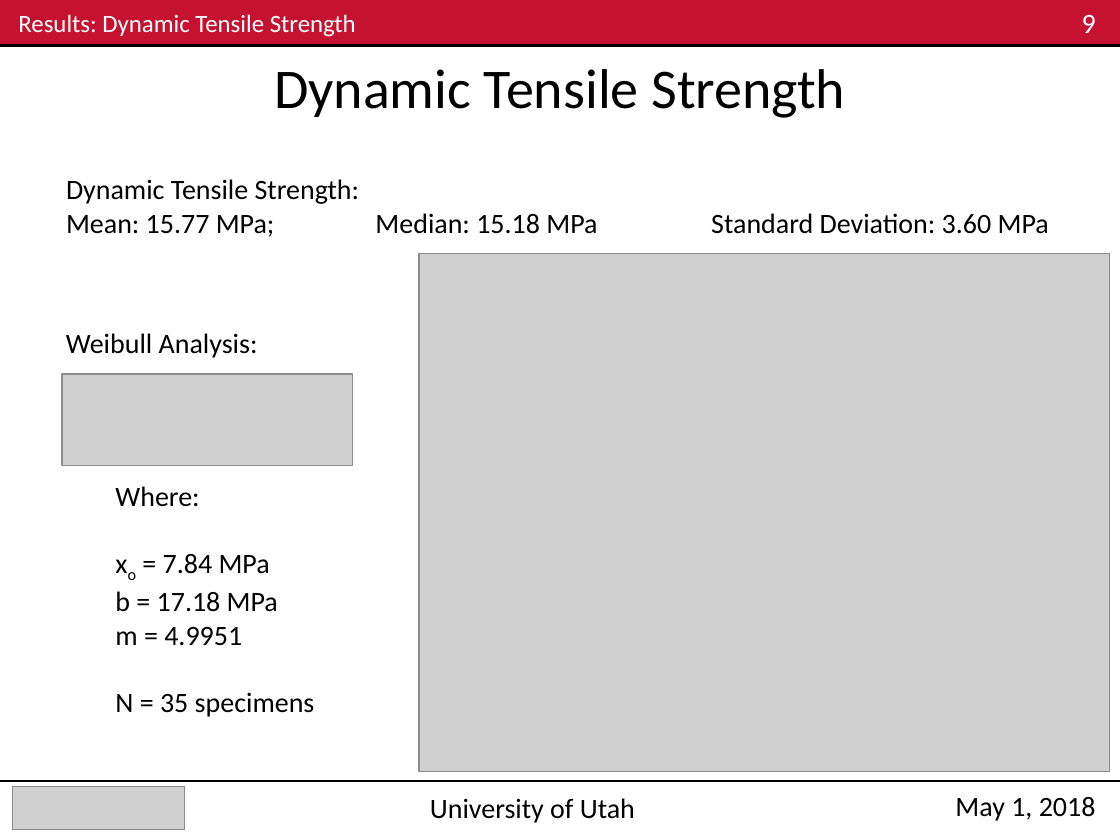
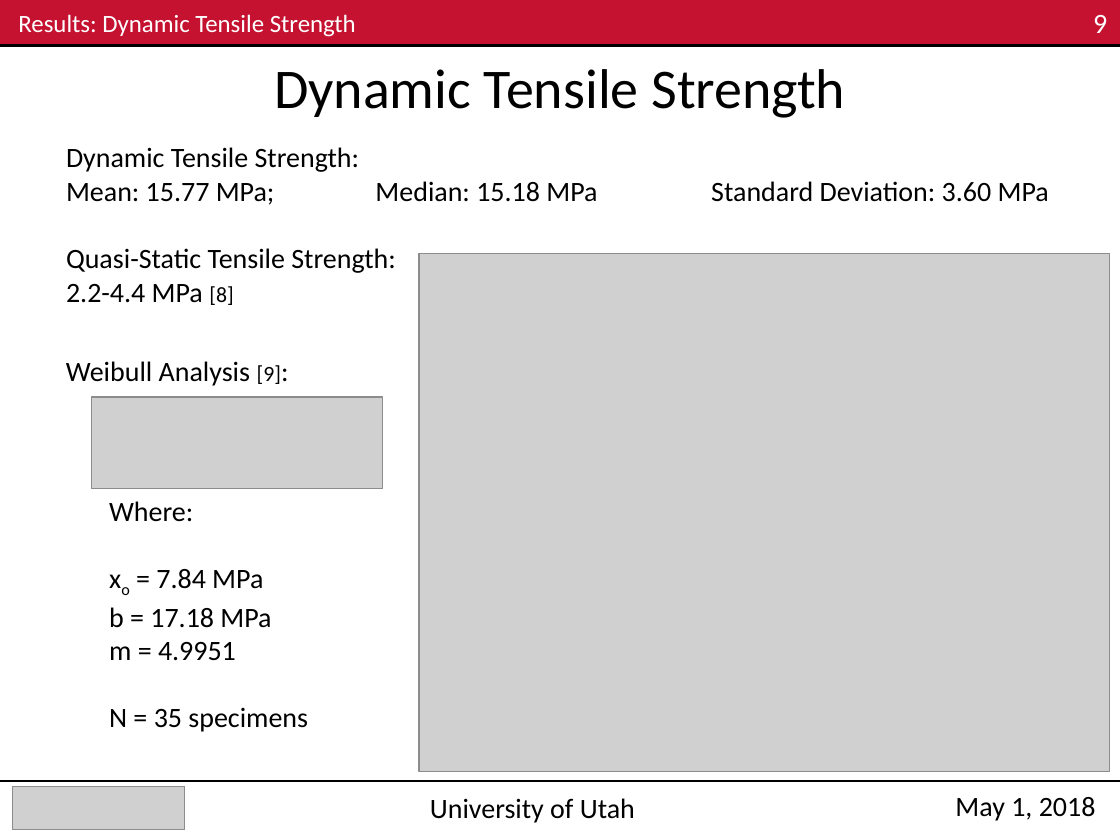
Before and after one commit to Mar-ten/PMAA_Fracture, a slide deck: slide 9 of ME EN 6960_Group4_Exp3_Nick_v2.pptx. Drawn at 1120x840 pixels with LibreOffice and Linux fonts; fonts in the diff are those of the drawing; grey boxes stand for pictures. Boxes give left, top, right and bottom in pixels: in the first picture for what was removed or moved away, otherwise in the second. Text is boxed around its words. In the diff, an @@ line names an element or a change of style, - is before the commit and + after.

```diff
--- a/ME EN 6960_Group4_Exp3_Nick_v2.pptx
+++ b/ME EN 6960_Group4_Exp3_Nick_v2.pptx
@@ text "9": place and size @@
-text "9" at bbox=[1082, 15, 1096, 33]
+text "9" at bbox=[1093, 15, 1107, 33]
@@ text "Dynamic Tensile Strength:": place and size @@
-text "Dynamic Tensile Strength:" at bbox=[66, 179, 1049, 237]
+text "Dynamic Tensile Strength:" at bbox=[66, 147, 1049, 305]
@@ text at bbox=[66, 248, 395, 305]: paragraphs added @@
+Quasi-Static Tensile Strength:
+2.2-4.4 MPa [8]
@@ text at bbox=[66, 361, 281, 386]: text changed @@
-Weibull Analysis:
+Weibull Analysis [9]:
@@ picture: place and size @@
-picture at bbox=[62, 374, 352, 465]
+picture at bbox=[92, 396, 382, 487]
@@ text "Where:": place and size @@
-text "Where:" at bbox=[115, 486, 315, 717]
+text "Where:" at bbox=[109, 501, 308, 732]
```
Also in this commit, not shown: 5 other slides changed, 2 other files.
